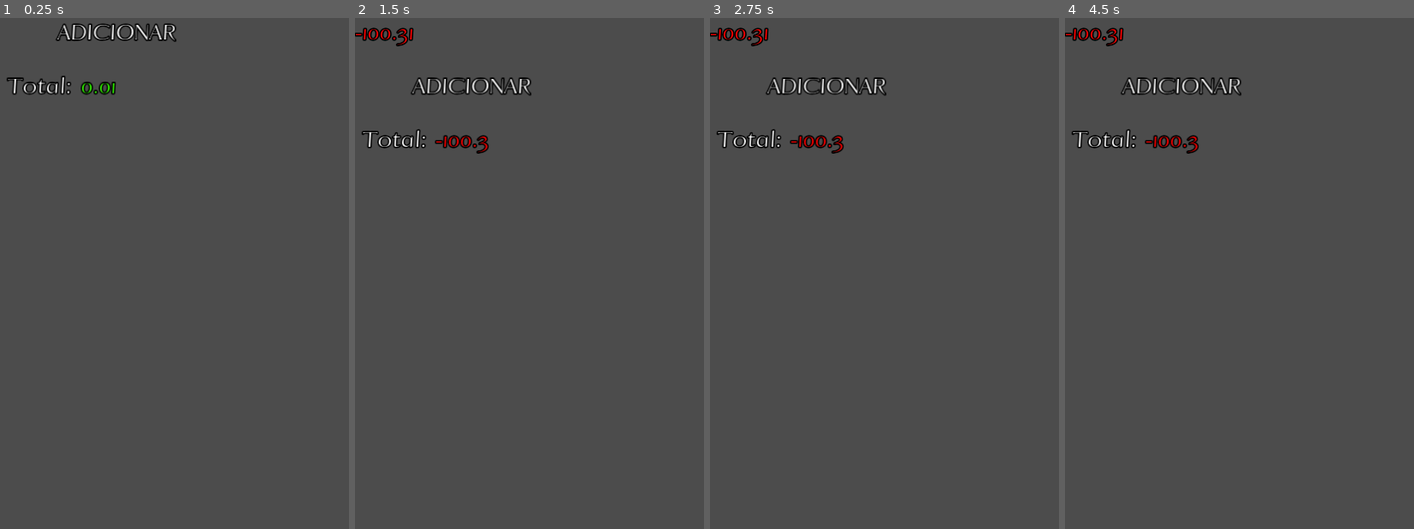
Above: before the commit, frames 1-4 (left to right).
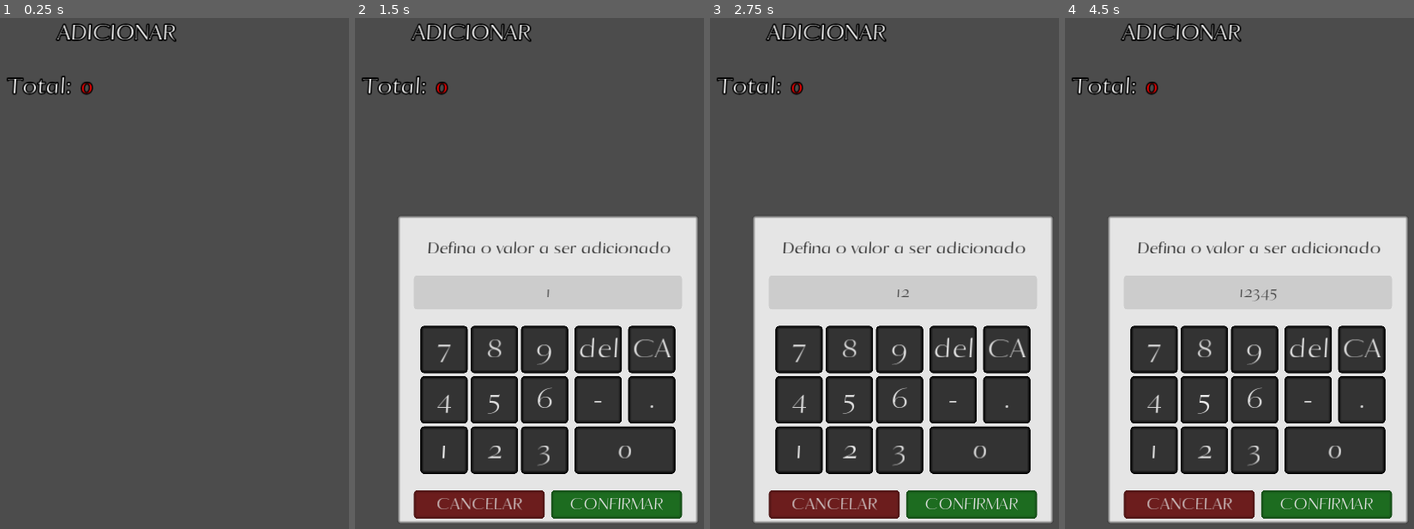
Above: after the commit, the same moments.

Repository: AndreMoukarzel/Grana-Preta
Game: Godot game, scene res://home/organizator/Organizator.tscn
Same seed, same stepped clock (60 frames per second), same inputs: the game is played once before the commit and once after it. This scene is started directly instead of the project's main scene.
Inputs (mouse positions are in pixels of both pictures, inside the frame that each line leads up to):
- Up to frame 1 (0.25 s): no input
- Up to frame 2 (1.5 s): click "ADICIONAR" at 0.5 s; click (445, 452) at 1.25 s, where only the run after the commit has a clickable "1"
- Up to frame 3 (2.75 s): click (849, 452) at 2 s, where only the run after the commit has a clickable "2"
- Up to frame 4 (4.5 s): click (1253, 452) at 2.75 s, where only the run after the commit has a clickable "3"; click (1155, 401) at 3.5 s, where only the run after the commit has a clickable "4"; click (1204, 401) at 4.25 s, where only the run after the commit has a clickable "5"

The runs differ from the first frame. In frame 1, 0.1% of the frame differs, in the area x 23-34%, y 12-16%; in frame 2, 53%; in frame 3, 53%, in the area x 0-99%, y 1-99%; in frame 4, 53%.

Commit message:
Working Pad and Organizator

Diff:
--- a/Pad.gd
+++ b/Pad.gd
@@ -10,6 +10,8 @@
 	if not has_dot:
 		if number.length() == 1 and number[0] == "0":
 			number = str(digit)
+		elif number.length() == 2 and number == "-0":
+			number = "-" + str(digit)
 		else:
 			number += str(digit)
 	else:
@@ -19,9 +21,7 @@
 			number[-1] = str(digit)
 		else:
 			number += str(digit)
-	print(number)
-	print(has_dot)
-	emit_signal("value_changed", float(number))
+	emit_signal("value_changed", number)
 
 
 func _on_1_pressed():
@@ -60,13 +60,13 @@
 		number.erase(0, 1)
 	else:
 		number = "-" + number
-	emit_signal("value_changed", float(number))
+	emit_signal("value_changed", number)
 
 func _on_Dot_pressed():
 	if not has_dot:
 		has_dot = true
 		number += "."
-		emit_signal("value_changed", float(number))
+		emit_signal("value_changed", number)
 
 func _on_Del_pressed():
 	if number[-1] == ".":
@@ -74,9 +74,9 @@
 	number = number.left(number.length() - 1)
 	if number.empty():
 		number = "0"
-	emit_signal("value_changed", float(number))
+	emit_signal("value_changed", number)
 
 func _on_Clear_pressed():
 	has_dot = false
 	number = "0"
-	emit_signal("value_changed", float(number))
+	emit_signal("value_changed", number)
--- a/home/organizator/Element.gd
+++ b/home/organizator/Element.gd
@@ -1,17 +1,17 @@
 extends Control
 
-var value
+var value : String
 var date
 
-func setup(value : float, date = null):
+func setup(value : String, date = null):
 	self.value = value
 	self.date = date
 
-	if value > 0.00:
-		$Value.text = "+" + str(stepify(value, 0.01))
+	if float(value) > 0.00:
+		$Value.text = "+" + value
 		$Value.modulate = Color(0.2, 1.0, 0.0)
 	else:
-		$Value.text = str(stepify(value, 0.01))
+		$Value.text = value
 		$Value.modulate = Color(1, 0, 0)
 
 	if not date:
--- a/home/organizator/ElementAdder.gd
+++ b/home/organizator/ElementAdder.gd
@@ -1,82 +1,20 @@
 extends Control
 
-signal trade_confirmed(ammount)
+signal add_element(ammount)
+signal canceled()
 
-var ammount = 1
-var min_ammount = 1
-var max_ammount = null # if max_ammount is not null, we know the trade is a sell
-var multiplier = 1
-var showing_max = false
-var Swipe = null
+var ammount : String = "0"
 
 
-func setup(Swipe, min_ammount, max_ammount = null):
-	self.Swipe = Swipe
-	if Swipe:
-		Swipe.deactivate()
-	self.min_ammount = min_ammount
-	if max_ammount:
-		self.max_ammount = floor(max_ammount)
-	ammount = min_ammount
-	update_ammount()
-
-
-func update_ammount():
-	$Ammount/AmmountLabel.text = str("G$ ", ammount)
-	if max_ammount:
-		if ammount > max_ammount:
-			ammount = max_ammount
-			$Ammount/AmmountLabel.text = str("G$ ", ammount)
-	else:
-		if ammount > Save.money:
-			$Ammount/AmmountLabel.modulate = Color(50, 0.0, 0.0)
-		else:
-			$Ammount/AmmountLabel.modulate = Color(1.0, 1.0, 1.0)
-
-
-func _on_Minus_pressed():
-	ammount -= multiplier
-	ammount = max(min_ammount, ammount)
-	update_ammount()
-
-
-func _on_Plus_pressed():
-	ammount += multiplier
-	update_ammount()
-
-
-func _on_Multiplier_pressed():
-	multiplier *= 10
-	$Ammount/Multiplier.text = str("x", multiplier)
-	if showing_max:
-		multiplier = 1
-		showing_max = 0
-		$Ammount/Multiplier.text = "x1"
-	elif multiplier > 10000: # After x10000, multiplies to maximum buyable
-		if max_ammount:
-			multiplier = max_ammount
-		else:
-			multiplier = Save.money - ammount
-		showing_max = true
-		$Ammount/Multiplier.text = str("MAX BUYABLE")
-
+func _on_Pad_value_changed(value):
+	ammount = value
+	$Ammount/AmmountLabel.text = str(ammount)
 
 func _on_Cancel_pressed():
-	if Swipe:
-		Swipe.activate()
+	emit_signal("canceled")
 	queue_free()
 
 
 func _on_Confirm_pressed():
-	if not max_ammount and ammount > Save.money:
-		var Twn = $Warning/Tween
-
-		Twn.stop_all()
-		$Warning.modulate = Color(1, 1, 1, 1)
-		Twn.interpolate_property($Warning, "modulate:a", 1, 0, 2.0, Tween.TRANS_QUAD, Tween.EASE_IN, 3.0)
-		Twn.start()
-	else:
-		if Swipe:
-			Swipe.activate()
-		emit_signal("trade_confirmed", ammount)
-		queue_free()
+	emit_signal("add_element", ammount)
+	queue_free()
--- a/home/organizator/ElementAdder.tscn
+++ b/home/organizator/ElementAdder.tscn
@@ -57,7 +57,7 @@
 corner_radius_bottom_right = 5
 corner_radius_bottom_left = 5
 
-[node name="TradeConfirmation" type="Panel"]
+[node name="ElementAdder" type="Panel"]
 anchor_right = 1.0
 anchor_bottom = 1.0
 margin_left = 63.0
@@ -67,7 +67,7 @@
 custom_styles/panel = SubResource( 1 )
 script = ExtResource( 1 )
 
-[node name="Label" type="Label" parent="."]
+[node name="InfoText" type="Label" parent="."]
 margin_top = 10.0
 margin_right = 450.0
 margin_bottom = 90.0
@@ -77,21 +77,8 @@
 align = 1
 valign = 1
 
-[node name="Warning" type="Label" parent="."]
+[node name="Ammount" type="Control" parent="."]
 editor/display_folded = true
-modulate = Color( 1, 1, 1, 0 )
-margin_top = 280.0
-margin_right = 450.0
-margin_bottom = 310.0
-custom_fonts/font = SubResource( 2 )
-custom_colors/font_color = Color( 1, 0, 0, 1 )
-text = "Sem grana suficiente!"
-align = 1
-valign = 1
-
-[node name="Tween" type="Tween" parent="Warning"]
-
-[node name="Ammount" type="Control" parent="."]
 margin_left = 25.0
 margin_top = 90.0
 margin_right = 65.0
@@ -110,7 +97,7 @@
 margin_bottom = 50.0
 custom_fonts/font = SubResource( 2 )
 custom_colors/font_color = Color( 0.258824, 0.258824, 0.258824, 1 )
-text = "3000.00"
+text = "0"
 align = 1
 valign = 1
 __meta__ = {
@@ -135,12 +122,13 @@
 margin_top = 410.0
 margin_right = 425.0
 margin_bottom = 450.0
-custom_styles/hover = SubResource( 7 )
-custom_styles/pressed = SubResource( 7 )
-custom_styles/focus = SubResource( 7 )
-custom_styles/normal = SubResource( 7 )
+custom_styles/hover = SubResource( 5 )
+custom_styles/pressed = SubResource( 5 )
+custom_styles/focus = SubResource( 5 )
+custom_styles/normal = SubResource( 5 )
 custom_fonts/font = SubResource( 2 )
 text = "CONFIRMAR"
 
+[connection signal="value_changed" from="Pad" to="." method="_on_Pad_value_changed"]
 [connection signal="pressed" from="Cancel" to="." method="_on_Cancel_pressed"]
 [connection signal="pressed" from="Confirm" to="." method="_on_Confirm_pressed"]
--- a/home/organizator/Organizator.gd
+++ b/home/organizator/Organizator.gd
@@ -1,26 +1,50 @@
 extends Control
 
 const ELEMENT_SCN = preload("res://home/organizator/Element.tscn")
+const ADDER_SCN = preload("res://home/organizator/ElementAdder.tscn")
 
-var total_value : float = 0.01
+var total_value : String = "0"
 
 
 func _ready():
 	update_total()
 
 
+func add_values(v1 : String, v2 : String):
+	var v1_int = int(v1.split(".")[0])
+	var v2_int = int(v2.split(".")[0])
+	var v1_float = 0
+	var v2_float = 0
+
+	if len(v1.split(".")) > 1:
+		v1_float = int(v1.split(".")[1])
+	if len(v2.split(".")) > 1:
+		v2_float = int(v2.split(".")[1])
+
+	var sum_int = v1_int + v2_int
+	var sum_float = v1_float + v2_float
+
+	if sum_float >= 100:
+		sum_float -= 100
+		sum_int += 1
+	if sum_float < 10:
+		sum_float = "0" + str(sum_float)
+
+	return str(sum_int) + "." + str(sum_float)
+
 func update_total():
+	total_value = "0"
 	for child in $Elements.get_children():
-		total_value += child.value
+		total_value = add_values(child.value, total_value)
 
-	$Total/Value.text = str(stepify(total_value, 0.01))
-	if total_value > 0.00:
+	$Total/Value.text = total_value
+	if float(total_value) > 0.00:
 		$Total/Value.modulate = Color(.2, 1, 0)
 	else:
 		$Total/Value.modulate = Color(1, 0, 0)
 
 
-func add_element(value : float, date = null):
+func add_element(value : String, date = null):
 	var Element = ELEMENT_SCN.instance()
 	var element_count = $Elements.get_child_count()
 
@@ -28,7 +52,7 @@
 	Element.rect_position.y = element_count * 80
 	$Elements.rect_size.y = (element_count + 1) * 80
 	$Elements.add_child(Element)
-	Element.setup(value, date)
+	Element.setup(add_values(value, "0.00"), date)
 
 	$AddElement.rect_position.y = $Elements.rect_size.y
 	$Total.rect_position.y = $Elements.rect_size.y + 80
@@ -36,4 +60,9 @@
 
 
 func _on_AddElement_pressed():
-	add_element(-100.31)
+	var Adder = ADDER_SCN.instance()
+
+	Adder.connect("add_element", self, "add_element")
+	#Adder.connect("canceled", self, ...?)
+
+	add_child(Adder)
Not shown: 3 places in home/organizator/ElementAdder.tscn that only renumber resources
